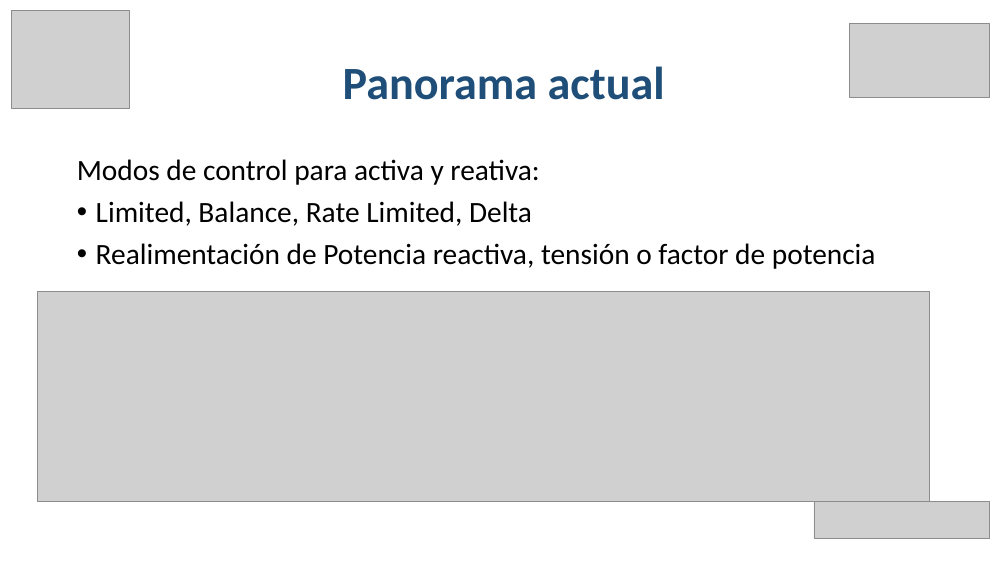
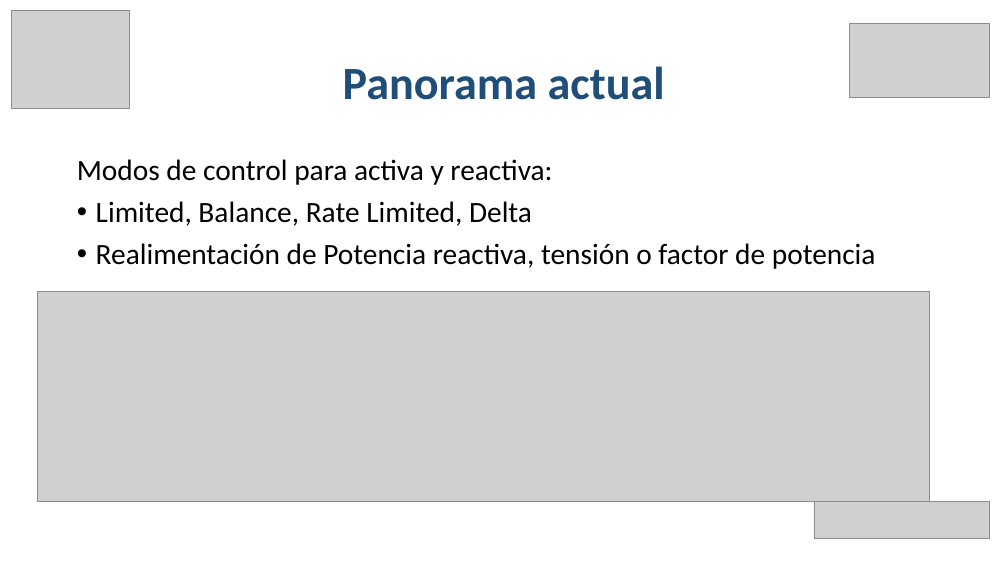
Before and after one commit to EmilioLdelaFuente/tfg, a slide deck: slide 8 of tfgPP.pptx. Drawn at 1008x567 pixels with LibreOffice and Linux fonts; fonts in the diff are those of the drawing; grey boxes stand for pictures. Boxes give left, top, right and bottom in pixels: in the first picture for what was removed or moved away, otherwise in the second. Text is boxed around its words. In the diff, an @@ line names an element or a change of style, - is before the commit and + after.

```diff
--- a/tfgPP.pptx
+++ b/tfgPP.pptx
@@ text at (77, 159, 552, 185): text changed @@
-Modos de control para activa y reativa:
+Modos de control para activa y reactiva:
```
Also in this commit, not shown: 6 other slides changed, 2 slides added.
